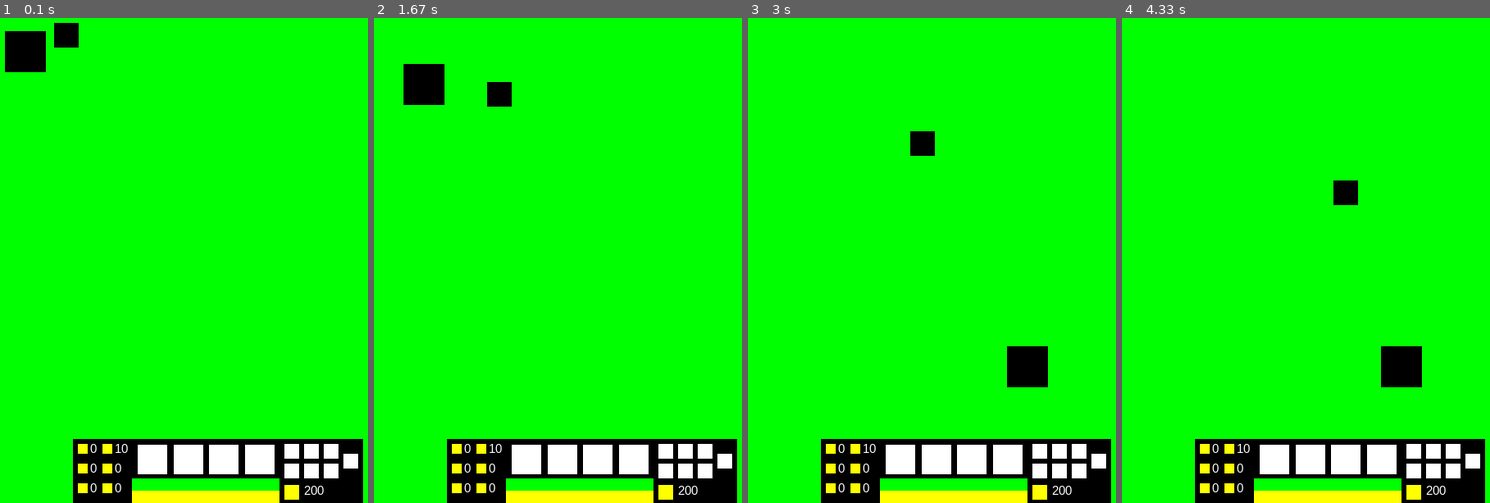
Above: before the commit, frames 1-4 (left to right).
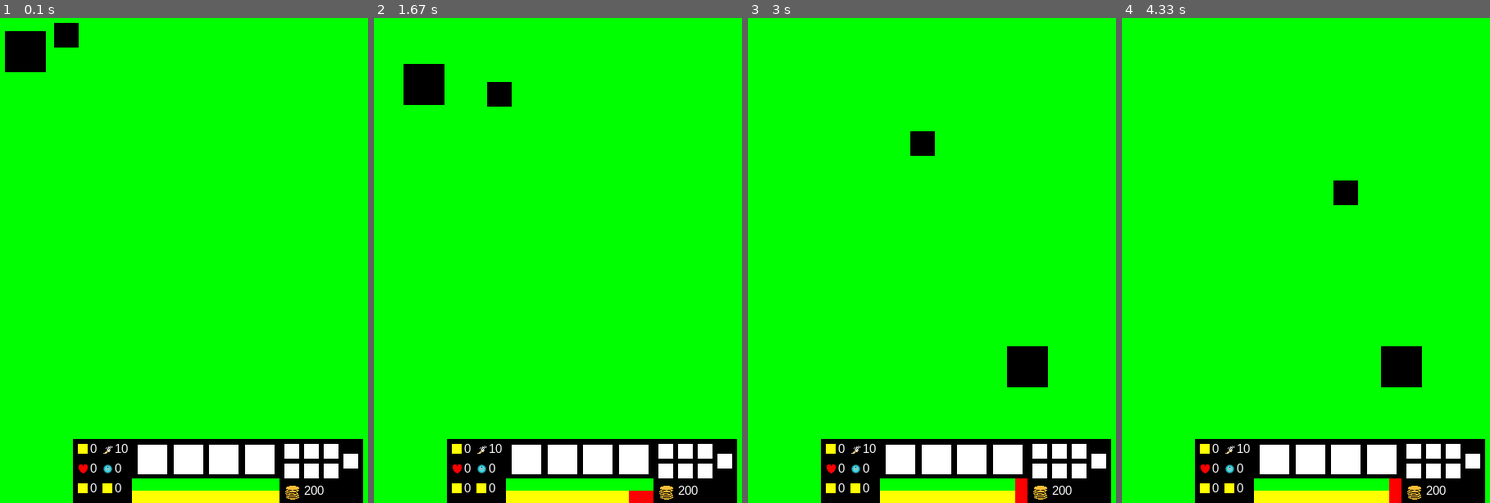
Above: after the commit, the same moments.

Repository: ibasow1015/Meme-Online-Battle-Arena
Game: pygame game, started from Main/Main.py
Same seed, same stepped clock (60 frames per second), same inputs: the game is played once before the commit and once after it.
Inputs (mouse positions are in pixels of both pictures, inside the frame that each line leads up to):
- Up to frame 1 (0.1 s): no input
- Up to frame 2 (1.67 s): tap 1 at 0.33 s; hold 2 0.67-1.13 s; hold Right 0.67-1.13 s; tap 2 at 1.17 s; right-click (653, 367) at 1.55 s
- Up to frame 3 (3 s): hold Right 1.83-2.3 s; hold Right 2.33-2.63 s; hold Right from 2.67 s (still down); tap 1 at 2.82 s
- Up to frame 4 (4.33 s): release Right at 3.13 s; hold Left 3.17-3.7 s; tap 2 at 3.32 s; hold Left from 4.07 s (still down); tap 1 at 4.22 s

The runs differ from the first frame. In frame 1, 0.3% of the frame differs, in the area x 21-82%, y 87-100%; in frame 2, 0.5%; in frame 3, 0.5%; in frame 4, 0.5%.

Commit message:
sprites!

Diff:
--- a/Main/Main.py
+++ b/Main/Main.py
@@ -31,7 +31,6 @@
 
 
 def keyDown(event, data):
-	print(event.key)
 
 	# up
 	if (event.key == 273 and data.scrollY > -200):
@@ -48,6 +47,11 @@
 	# right
 	elif (event.key == 275 and data.scrollX < 7200):
 		drawMap.move(data, 1, 0)
+
+	if(event.unicode=='1'):
+		data.player.ability1()
+	elif(event.unicode=='2'):
+		data.player.ability2()
 
 
 def keyUp(event, data):
--- /dev/null
+++ b/Main/Server.py
@@ -0,0 +1,75 @@
+#############################
+# Sockets Server Demo
+# by Rohan Varma
+# adapted by Kyle Chin
+#############################
+
+import socket
+import threading
+from queue import Queue
+
+HOST = "" # put your IP address here if playing on multiple computers
+PORT = 50003
+BACKLOG = 4
+
+server = socket.socket(socket.AF_INET, socket.SOCK_STREAM)
+server.bind((HOST,PORT))
+server.listen(BACKLOG)
+print("looking for connection")
+
+def handleClient(client, serverChannel, cID, clientele):
+  client.setblocking(1)
+  msg = ""
+  while True:
+    try:
+      msg += client.recv(10).decode("UTF-8")
+      command = msg.split("\n")
+      while (len(command) > 1):
+        readyMsg = command[0]
+        msg = "\n".join(command[1:])
+        serverChannel.put(str(cID) + " " + readyMsg)
+        command = msg.split("\n")
+    except:
+      # we failed
+      return
+
+def serverThread(clientele, serverChannel):
+  while True:
+    msg = serverChannel.get(True, None)
+    print("msg recv: ", msg)
+    msgList = msg.split(" ")
+    senderID = msgList[0]
+    instruction = msgList[1]
+    details = " ".join(msgList[2:])
+    if (details != ""):
+      for cID in clientele:
+        if cID != senderID:
+          sendMsg = instruction + " " + senderID + " " + details + "\n"
+          clientele[cID].send(sendMsg.encode())
+          print("> sent to %s:" % cID, sendMsg[:-1])
+    print()
+    serverChannel.task_done()
+
+clientele = dict()
+playerNum = 0
+
+serverChannel = Queue(100)
+threading.Thread(target = serverThread, args = (clientele, serverChannel)).start()
+
+names = ["Player1", "Player2", "Player3", "Player4"]
+
+while True:
+  client, address = server.accept()
+  # myID is the key to the client in the clientele dictionary
+  myID = names[playerNum]
+  print(myID, playerNum)
+  for cID in clientele:
+    print (repr(cID), repr(playerNum))
+    clientele[cID].send(("newPlayer %s\n" % myID).encode())
+    client.send(("newPlayer %s\n" % cID).encode())
+  clientele[myID] = client
+  client.send(("myIDis %s \n" % myID).encode())
+  print("connection recieved from %s" % myID)
+  threading.Thread(target = handleClient, args =
+                        (client ,serverChannel, myID, clientele)).start()
+  playerNum += 1
--- a/Main/icons.py
+++ b/Main/icons.py
@@ -1,11 +1,12 @@
 import pygame
+import os
 
 
 class GoldIcon(pygame.sprite.Sprite):
     def __init__(self, data, x, y):
         pygame.sprite.Sprite.__init__(self)
-        self.image = pygame.Surface((data.width * .03, data.width * .03))
-        self.image.fill((255, 255, 0))
+        self.image = pygame.image.load(os.path.join('sprites/gold_icon.png'))
+        self.image=pygame.transform.scale(self.image,(int(data.width*.03),int(data.width*.03)))
         self.rect = self.image.get_rect()
         self.rect.center = (x, y)
 
@@ -13,7 +14,8 @@
 class ArmorIcon(pygame.sprite.Sprite):
     def __init__(self, data, x, y):
         pygame.sprite.Sprite.__init__(self)
-        self.image = pygame.Surface((data.width * .02, data.width * .02))
+        self.image = pygame.image.load(os.path.join('sprites/armor_icon.png'))
+        self.image=pygame.transform.scale(self.image,(int(data.width*.02),int(data.width*.02)))
         self.image.fill((255, 255, 0))
         self.rect = self.image.get_rect()
         self.rect.center = (x, y)
@@ -22,8 +24,8 @@
 class SpeedIcon(pygame.sprite.Sprite):
     def __init__(self, data, x, y):
         pygame.sprite.Sprite.__init__(self)
-        self.image = pygame.Surface((data.width * .02, data.width * .02))
-        self.image.fill((255, 255, 0))
+        self.image = pygame.image.load(os.path.join('sprites/speed_icon.png'))
+        self.image=pygame.transform.scale(self.image,(int(data.width*.02),int(data.width*.02)))
         self.rect = self.image.get_rect()
         self.rect.center = (x, y)
 
@@ -31,8 +33,8 @@
 class RegenIcon(pygame.sprite.Sprite):
     def __init__(self, data, x, y):
         pygame.sprite.Sprite.__init__(self)
-        self.image = pygame.Surface((data.width * .02, data.width * .02))
-        self.image.fill((255, 255, 0))
+        self.image = pygame.image.load(os.path.join('sprites/regen_icon.png'))
+        self.image=pygame.transform.scale(self.image,(int(data.width*.02),int(data.width*.02)))
         self.rect = self.image.get_rect()
         self.rect.center = (x, y)
 
@@ -40,8 +42,8 @@
 class ResistIcon(pygame.sprite.Sprite):
     def __init__(self, data, x, y):
         pygame.sprite.Sprite.__init__(self)
-        self.image = pygame.Surface((data.width * .02, data.width * .02))
-        self.image.fill((255, 255, 0))
+        self.image = pygame.image.load(os.path.join('sprites/resist_icon.png'))
+        self.image=pygame.transform.scale(self.image,(int(data.width*.02),int(data.width*.02)))
         self.rect = self.image.get_rect()
         self.rect.center = (x, y)
 
Empty file added: Main/Server_Commands.py
Binary file added: Main/sprites/armor_icon.png
Binary file added: Main/sprites/gold_icon.png
Binary file added: Main/sprites/regen_icon.png
Binary file added: Main/sprites/resist_icon.png
Binary file added: Main/sprites/speed_icon.png
Not shown, added: ai files/hack112_gold_icon.ai
Not shown, added: ai files/hack112_regen_icon.ai
Not shown, added: ai files/hack112_resist_icon.ai
Not shown, added: ai files/hack112_shield_icon.ai
Not shown, added: ai files/hack112_speed_icon.ai
